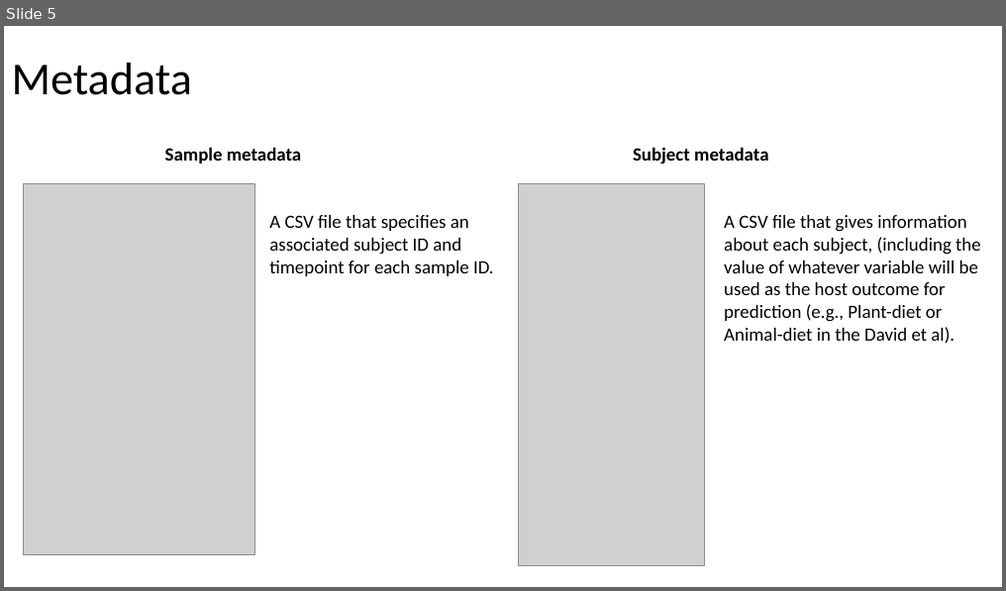
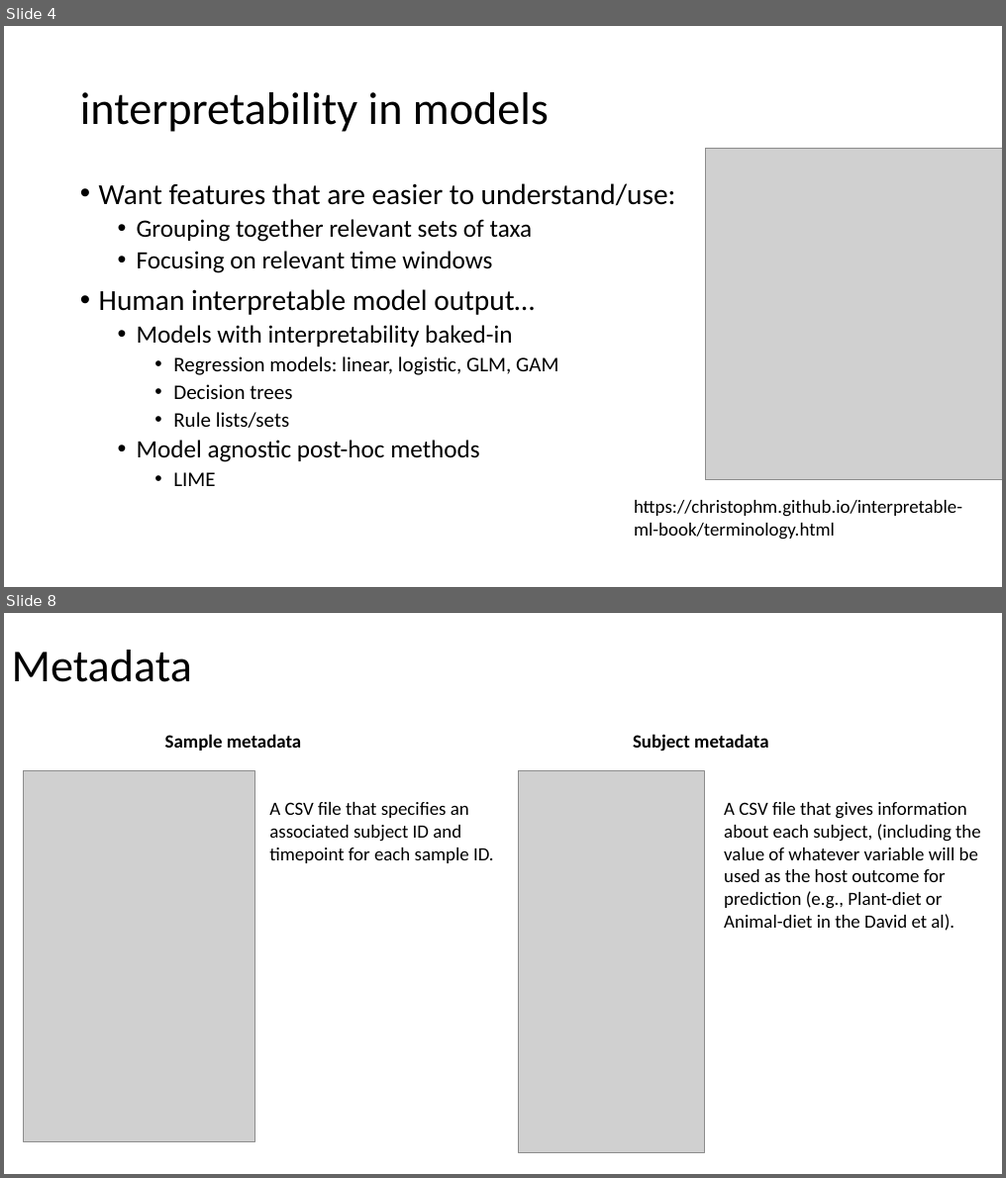
Before and after one commit to gerberlab/cs109b-microbiome, a slide deck: 2022/course_slides.pptx. Shown one above the other, each under a label of ours: slide 5 before the commit, slides 4 and 8 after it; the slides between them are not shown. The pictures are 1006x591 and 1006x1178 pixels, drawn with LibreOffice and Linux fonts; fonts in the diff are those of the drawing; grey boxes stand for pictures. Boxes give left, top, right and bottom in pixels: in the first picture for what was removed or moved away, otherwise in the second. Text is boxed around its words. In the diff, an @@ line names an element or a change of style, - is before the commit and + after.

```diff
--- a/2022/course_slides.pptx
+++ b/2022/course_slides.pptx
@@ slide 4 added at (x1=4, y1=26, x2=1002, y2=587), background #FFFFFF @@
@@ title added at (x1=80, y1=92, x2=548, y2=132), 44 pt, text #000000 @@
+interpretability in models
@@ picture added at (x1=706, y1=148, x2=1002, y2=479) @@
@@ text added at (x1=99, y1=183, x2=676, y2=486), 24 pt, text #000000 @@
+• Want features that are easier to understand/use:
+  • Grouping together relevant sets of taxa
+  • Focusing on relevant time windows
+• Human interpretable model output…
+  • Models with interpretability baked-in
+    • Regression models: linear, logistic, GLM, GAM
+    • Decision trees
+    • Rule lists/sets
+  • Model agnostic post-hoc methods
+    • LIME
@@ text added at (x1=634, y1=500, x2=962, y2=540), 18 pt, text #000000 @@
+https://christophm.github.io/interpretable-ml-book/terminology.html
@@ what was slide 5 is now slide 8 @@
```
Also in this commit, not shown: 3 slides changed, 9 other slides added, 2 slides removed.
